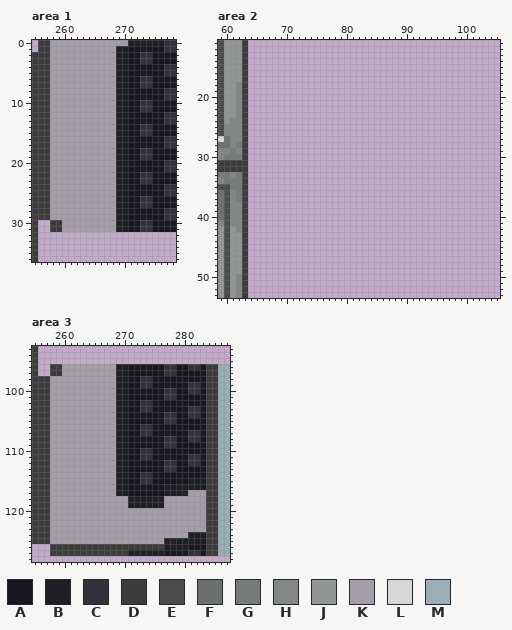
Two states of a pixel-art file, assets/Tileset/Tileset_Floor1.aseprite. This is how it looked before the edit.
512x512 pixels, 1 frame. Colours within 5 levels of each other are drawn and written as one. Shown: area 1: x 255..278, y 0..36; area 2: x 59..105, y 11..53; area 3: x 255..287, y 93..128. The commit also changed other parts of the picture, which this record leaves out.
Palette (. is transparent): A #191822  B #1e2025  C #32313c  D #3c3c3c  E #4b4d4d  F #6c7070  G #777b7b  H #838686  J #919595  K #a59da9  L #d7d7d7  M #9badb7
The same view after the edit:
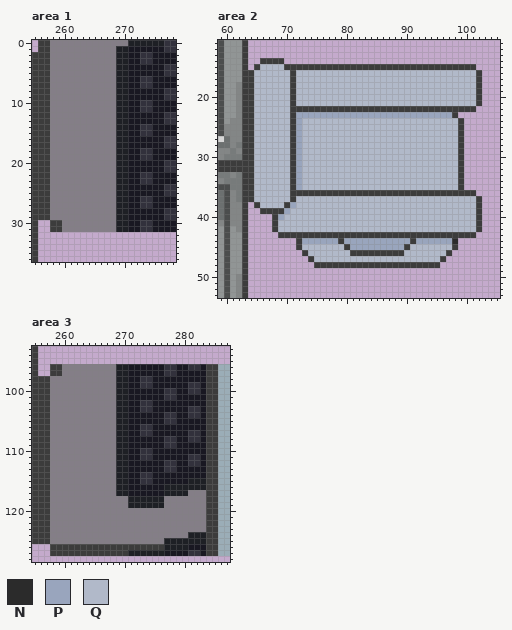
Colours new in this view: N #2b2b2b  P #99a5bd  Q #b1b9c9
Change:
Colour K changes from #a59da9 to #847e87.
Area 2:
Colour D is added in row 14 at x 66 to 69; in row 15 at x 65 and 70 to 101; in rows 16 to 21 at x 64, 71 and 102; in row 22 at x 64 and 71 to 101; in row 23 at x 64, 71 and 98; in rows 24 to 35 at x 64, 71 and 99.
Colour D is added in row 36 at x 64 and 71 to 101; in row 37 at x 64, 71 and 102; in row 38 at x 65, 70 and 102; in row 39 at x 66 to 69 and 102; in rows 40 to 42 at x 68 and 102; in row 43 at x 69 to 101.
Colour D is added in row 44 at x 72, 79 and 91; in row 45 at x 72, 80, 90 and 98; in row 46 at x 73, 81 to 89 and 97; in row 47 at x 74 and 96; in row 48 at x 75 to 95.
Colour N is added in row 44 at x 98.
Colour P is added in row 23 at x 72 to 97; in rows 24 to 35 at x 72; in row 38 at x 71; in row 39 at x 70; in row 40 at x 69; in row 44 at x 73 to 78, 80 to 90 and 92 to 97.
Colour P is added in row 45 at x 81 to 89.
Colour Q is added in row 15 at x 66 to 69; in rows 16 to 21 at x 65 to 70 and 72 to 101; in rows 22 to 23 at x 65 to 70; in rows 24 to 35 at x 65 to 70 and 73 to 98; in row 36 at x 65 to 70; in row 37 at x 65 to 70 and 72 to 101.
Colour Q is added in row 38 at x 66 to 69 and 72 to 101; in row 39 at x 71 to 101; in row 40 at x 70 to 101; in rows 41 to 42 at x 69 to 101; in row 45 at x 73 to 79 and 91 to 97; in row 46 at x 74 to 80 and 90 to 96.
Colour Q is added in row 47 at x 75 to 95.
Where, in picture pixels (left, top, right, bottom), the same in both pictures:
changed: (50, 40, 128, 232)
added: (248, 58, 482, 268)
changed: (50, 364, 206, 544)
